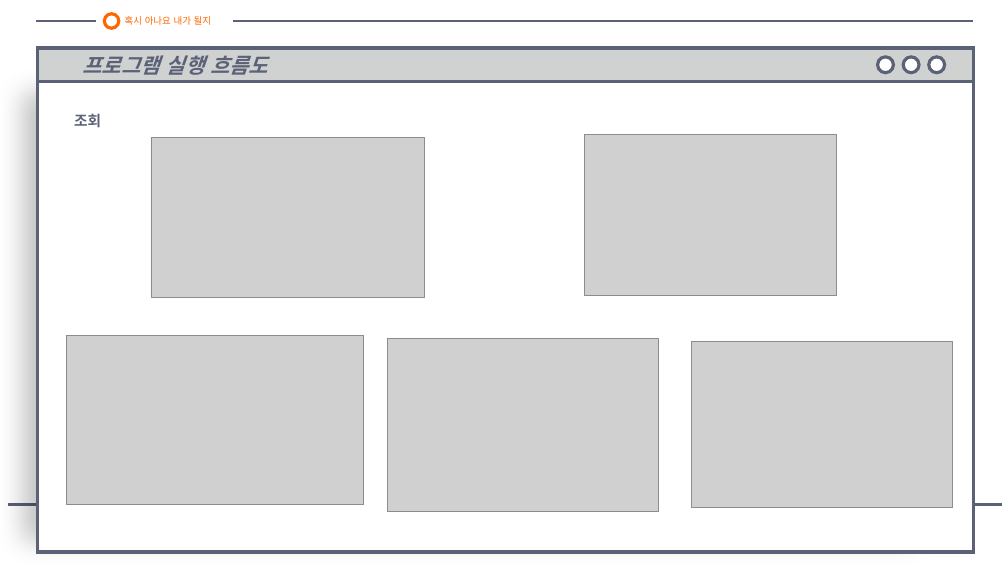
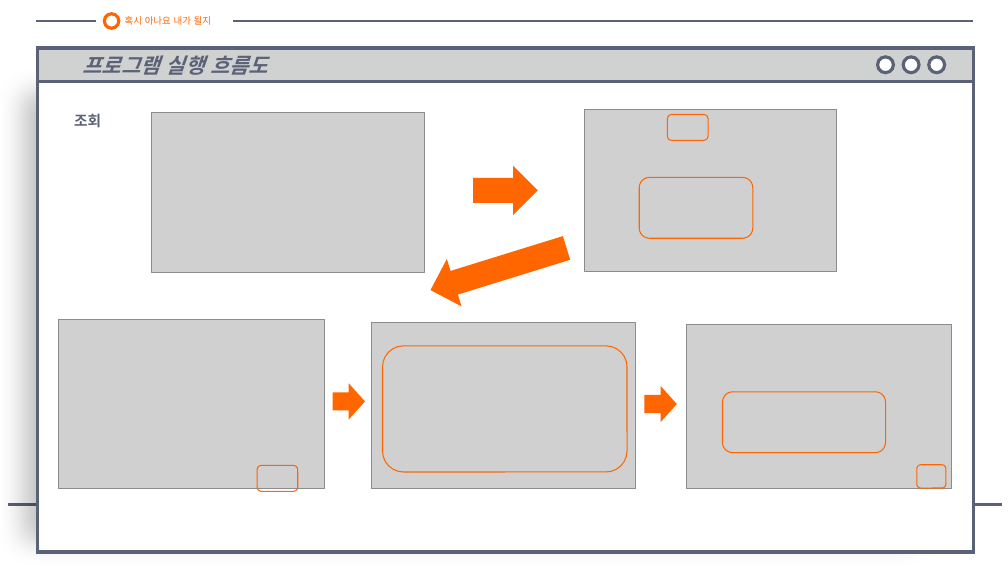
Before and after one commit to galaxy-light/201126-210604, a slide deck: slide 14 of 210409/로또 번호 추첨기 - 양화영.pptx. Drawn at 1008x567 pixels with LibreOffice and Linux fonts; fonts in the diff are those of the drawing; grey boxes stand for pictures. Boxes give left, top, right and bottom in pixels: in the first picture for what was removed or moved away, otherwise in the second. Text is boxed around its words. In the diff, an @@ line names an element or a change of style, - is before the commit and + after.

Commit message:
210409

```diff
--- a/210409/로또 번호 추첨기 - 양화영.pptx
+++ b/210409/로또 번호 추첨기 - 양화영.pptx
@@ picture: place and size @@
-picture at (151,138,425,298)
+picture at (151,113,425,273)
@@ picture: place and size @@
-picture at (585,135,836,296)
+picture at (585,110,836,271)
@@ rounded rectangle added at (668,114,709,140), outline #FF6600 1 pt @@
@@ right arrow added at (473,166,538,216), fill #FF6600 @@
@@ rounded rectangle added at (640,178,753,238), outline #FF6600 1 pt @@
@@ right arrow added at (423,224,574,314), fill #FF6600 @@
@@ picture: place and size @@
-picture at (67,336,364,505)
+picture at (58,320,324,489)
@@ picture: place and size @@
-picture at (388,339,659,511)
+picture at (372,323,636,489)
@@ picture: place and size @@
-picture at (692,342,952,508)
+picture at (687,324,952,488)
@@ rounded rectangle added at (383,346,627,473), outline #FF6600 1 pt @@
@@ right arrow added at (333,383,365,420), fill #FF6600 @@
@@ right arrow added at (644,386,677,423), fill #FF6600 @@
@@ rounded rectangle added at (723,392,886,452), outline #FF6600 1 pt @@
@@ rounded rectangle added at (257,466,298,492), outline #FF6600 1 pt @@
@@ rounded rectangle added at (917,465,946,488), outline #FF6600 1 pt @@
```
Also in this commit, not shown: 10 other slides changed.
